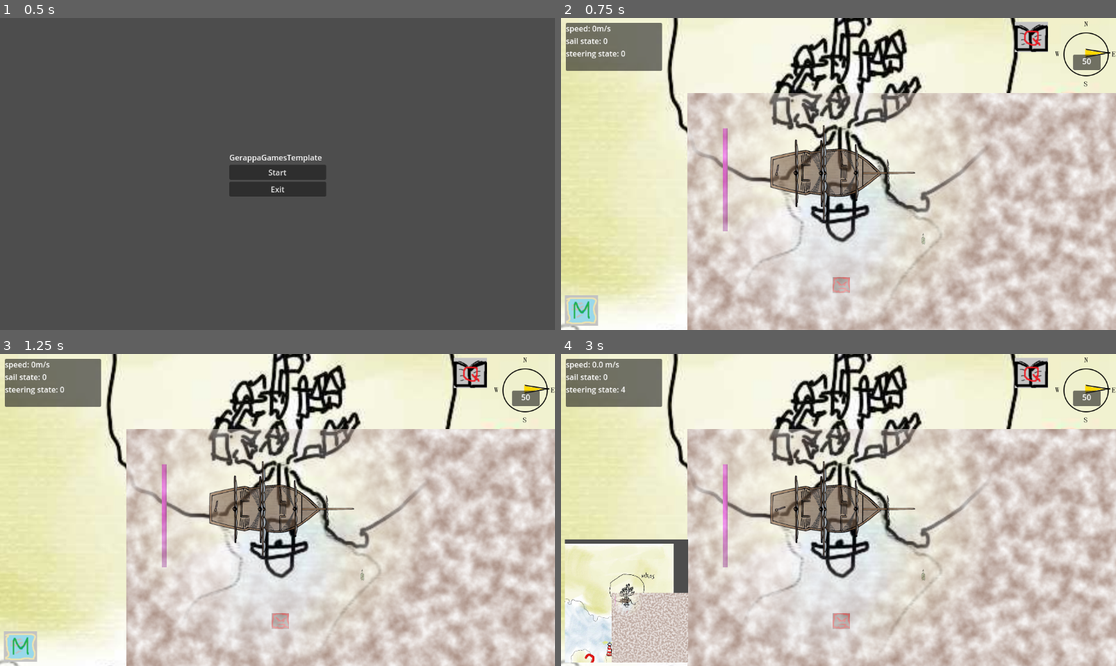
Above: before the commit, frames 1-4 (two rows, left to right).
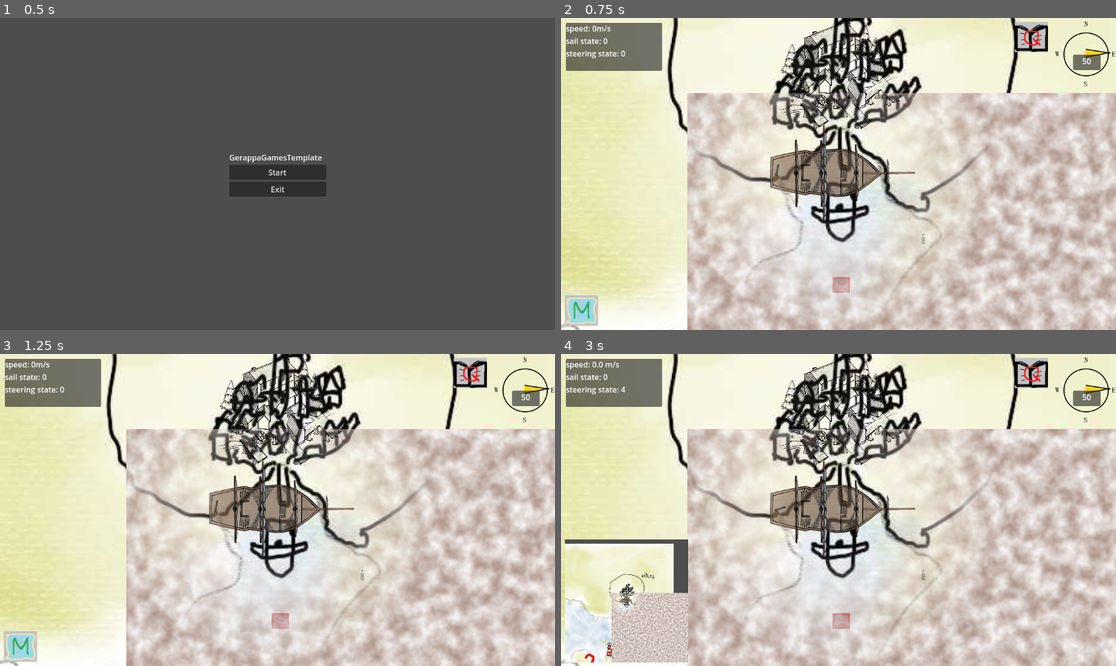
Above: after the commit, the same moments.

Repository: danigeri/AnchorAndAlmanac
Game: Godot game, scene res://Intro/intro.tscn
Same seed, same stepped clock (60 frames per second), same inputs: the game is played once before the commit and once after it. Video files are missing from this copy of the repository; at most half a second of black plays in their place. Sound files missing from this copy of the repository are replaced by a short silence.
Inputs:
- Up to frame 1 (0.5 s): no input
- Up to frame 2 (0.75 s): click "Start" at 0.5 s
- Up to frame 3 (1.25 s): no input
- Up to frame 4 (3 s): tap Enter (ui_accept) at 1.25, 1.52, 2.27 s; hold Right (ui_right) 1.28-2.03 s; tap Q at 1.35, 2.85 s; hold Down (ui_down) 2.03-2.78 s; tap M at 2.1 s; hold Right (ui_right) from 2.78 s (still down)

Frame 1 is identical in both runs. In frame 2, 1.8% of the frame differs, in the area x 29-62%, y 1-69%; in frame 3, 1.8%; in frame 4, 1.9%, in the area x 7-62%, y 1-98%.

Commit message:
add landmarks with texture and sound exports (one puerto geroppo has sounds atm)

Diff:
--- a/Checkpoint/Checkpoint.tscn
+++ b/Checkpoint/Checkpoint.tscn
@@ -2,7 +2,7 @@
 
 [ext_resource type="Script" uid="uid://1o32vm52n7bg" path="res://Checkpoint/checkpoint.gd" id="1_qj0kh"]
 [ext_resource type="Texture2D" uid="uid://dacv0s5iffjxh" path="res://Checkpoint/palackposta_checkpoint.png" id="2_n71ix"]
-[ext_resource type="AudioStream" uid="uid://c4baycdax43p" path="res://Checkpoint/zapsplat_sound_design_checkpoint.mp3" id="3_n71ix"]
+[ext_resource type="AudioStream" uid="uid://b74xfre0a1kgv" path="res://Checkpoint/checkpoint_pickup_writing_sfx.mp3" id="3_n71ix"]
 
 [sub_resource type="CircleShape2D" id="CircleShape2D_qj0kh"]
 radius = 4.8720927
@@ -12,7 +12,7 @@
 tracks/0/type = "value"
 tracks/0/imported = false
 tracks/0/enabled = true
-tracks/0/path = NodePath("Area2D/Landmark:rotation")
+tracks/0/path = NodePath("Area2D/Checkpoint:rotation")
 tracks/0/interp = 1
 tracks/0/loop_wrap = true
 tracks/0/keys = {
@@ -24,7 +24,7 @@
 tracks/1/type = "value"
 tracks/1/imported = false
 tracks/1/enabled = true
-tracks/1/path = NodePath("Area2D/Landmark:scale")
+tracks/1/path = NodePath("Area2D/Checkpoint:scale")
 tracks/1/interp = 1
 tracks/1/loop_wrap = true
 tracks/1/keys = {
@@ -40,7 +40,7 @@
 tracks/0/type = "value"
 tracks/0/imported = false
 tracks/0/enabled = true
-tracks/0/path = NodePath("Area2D/Landmark:rotation")
+tracks/0/path = NodePath("Area2D/Checkpoint:rotation")
 tracks/0/interp = 1
 tracks/0/loop_wrap = true
 tracks/0/keys = {
@@ -52,7 +52,7 @@
 tracks/1/type = "value"
 tracks/1/imported = false
 tracks/1/enabled = true
-tracks/1/path = NodePath("Area2D/Landmark:scale")
+tracks/1/path = NodePath("Area2D/Checkpoint:scale")
 tracks/1/interp = 1
 tracks/1/loop_wrap = true
 tracks/1/keys = {
@@ -106,7 +106,7 @@
 scale = Vector2(10.05728, 10.05728)
 shape = SubResource("CircleShape2D_qj0kh")
 
-[node name="Landmark" type="Sprite2D" parent="Area2D"]
+[node name="Checkpoint" type="Sprite2D" parent="Area2D"]
 position = Vector2(-7.1054274e-15, 7.1054274e-15)
 scale = Vector2(0.18648648, 0.18648648)
 texture = ExtResource("2_n71ix")
--- a/Checkpoint/checkpoint.gd
+++ b/Checkpoint/checkpoint.gd
@@ -1,19 +1,19 @@
 extends Node2D
 
-@export var landmark_texture: Texture2D
-@export var landmark_type: Globals.LandmarkType
-@onready var landmark: Sprite2D = $Area2D/Landmark
+@export var checkpoint_texture: Texture2D
+@export var checkpoint_type: Globals.CheckpointType
 @onready var animation_player: AnimationPlayer = $AnimationPlayer
+@onready var checkpoint: Sprite2D = $Area2D/Checkpoint
 
 
 func _ready() -> void:
-	if (landmark_texture):
-		landmark.texture = landmark_texture
+	if (checkpoint_texture):
+		checkpoint.texture = checkpoint_texture
 
 
 func _on_area_2d_body_entered(body: Node2D) -> void:
 	if body.is_in_group("player"):
-		Globals.mark_collected(landmark_type, position)
+		Globals.mark_collected(checkpoint_type, position)
 		animation_player.play("pickup")
 
 
--- /dev/null
+++ b/Landmark/Landmark.tscn
@@ -0,0 +1,15 @@
+[gd_scene load_steps=3 format=3 uid="uid://dlwphw117q6cb"]
+
+[ext_resource type="Script" uid="uid://c7pg8cf7xc4wa" path="res://Landmark/landmark.gd" id="1_1vhnf"]
+[ext_resource type="Texture2D" uid="uid://cvplwrpv71a5f" path="res://Landmark/1_puerto_gerappo.png" id="2_lsfip"]
+
+[node name="Landmark" type="Node2D"]
+script = ExtResource("1_1vhnf")
+
+[node name="LandmarkPicture" type="Sprite2D" parent="."]
+texture = ExtResource("2_lsfip")
+
+[node name="LandmarkSound" type="AudioStreamPlayer2D" parent="."]
+max_distance = 1000.0
+attenuation = 0.25
+bus = &"LandmarkSounds"
--- /dev/null
+++ b/Landmark/landmark.gd
@@ -0,0 +1,14 @@
+extends Node2D
+
+@export var landmark_audio : AudioStream
+@export var landmark_texture: Texture2D
+
+@onready var landmark_sound: AudioStreamPlayer2D = $LandmarkSound
+@onready var landmark_picture: Sprite2D = $LandmarkPicture
+
+func _ready() -> void:
+	if landmark_audio:
+		landmark_sound.stream = landmark_audio
+		landmark_sound.play(0.0)
+	if landmark_texture:
+		landmark_picture.texture = landmark_texture
--- a/Ship/ship.gd
+++ b/Ship/ship.gd
@@ -238,11 +238,11 @@
 			max_speed_mps = 10
 			min_speed_mps = 5
 		2:
-			max_speed_mps = 25
-			min_speed_mps = 10
+			max_speed_mps = 50
+			min_speed_mps = 25
 		3:
-			max_speed_mps = 50
-			min_speed_mps = 20
+			max_speed_mps = 400
+			min_speed_mps = 200
 
 
 func set_steering_state(event):
@@ -261,7 +261,7 @@
 func update_paddle_angle(state: SteeringStates) -> void:
 	paddle.set_rotation_degrees(PADDLE_ROTATE_DICT[state])
 
-func handle_move_sound(velociy: Vector2) -> void:
+func handle_move_sound(velocity: Vector2) -> void:
 	if velocity.x > 0 or velocity.y > 0:
 		if !ship_move_sound_player.playing:
 			ship_move_sound_player.play(0.0)
--- a/default_bus_layout.tres
+++ b/default_bus_layout.tres
@@ -14,3 +14,9 @@
 bus/2/bypass_fx = false
 bus/2/volume_db = -14.622803
 bus/2/send = &"Master"
+bus/3/name = &"LandmarkSounds"
+bus/3/solo = false
+bus/3/mute = false
+bus/3/bypass_fx = false
+bus/3/volume_db = -10.986328
+bus/3/send = &"Master"
--- a/game_loop.tscn
+++ b/game_loop.tscn
@@ -11,9 +11,17 @@
 [ext_resource type="PackedScene" uid="uid://cii0yvyu1gclv" path="res://Checkpoint/Checkpoint.tscn" id="9_vfyqg"]
 [ext_resource type="PackedScene" uid="uid://b3rw3vuine4lr" path="res://ShipLog/ShipLogSound.tscn" id="10_eufeh"]
 [ext_resource type="PackedScene" uid="uid://cbap81erct4wo" path="res://Obstacle/Obstacle.tscn" id="10_pyewy"]
-[ext_resource type="Texture2D" uid="uid://bj550qfk1ber3" path="res://Checkpoint/templadmark.png" id="10_v6ba6"]
 [ext_resource type="Texture2D" uid="uid://wfyxxbhieksu" path="res://Obstacle/temp-obstacle.png" id="11_17x25"]
-[ext_resource type="Texture2D" uid="uid://da5qsg08d482g" path="res://Checkpoint/templadmark_green.png" id="11_pyewy"]
+[ext_resource type="PackedScene" uid="uid://dlwphw117q6cb" path="res://Landmark/Landmark.tscn" id="13_afdo3"]
+[ext_resource type="AudioStream" uid="uid://tx4d7it6381u" path="res://Landmark/0_fisherman_1_puerto_gerappo_atmo.mp3" id="14_lwaqr"]
+[ext_resource type="Texture2D" uid="uid://cvplwrpv71a5f" path="res://Landmark/1_puerto_gerappo.png" id="15_fvovd"]
+[ext_resource type="Texture2D" uid="uid://b087je2xjl40h" path="res://Landmark/2_lighthouse.png" id="16_lwaqr"]
+[ext_resource type="Texture2D" uid="uid://dlh3vpyd5k72e" path="res://Landmark/3_tomb_at_neptune.png" id="17_mc7mr"]
+[ext_resource type="Texture2D" uid="uid://b237284copi0v" path="res://Landmark/4_cedar.png" id="18_q3nly"]
+[ext_resource type="Texture2D" uid="uid://bk7na2oskke5y" path="res://Landmark/6_camp.png" id="19_arced"]
+[ext_resource type="Texture2D" uid="uid://43ngsh2hpk8t" path="res://Landmark/7_wreck.png" id="20_xuo4s"]
+[ext_resource type="Texture2D" uid="uid://bttnt88nvu2xf" path="res://Landmark/5_leviathan.png" id="21_tdvic"]
+[ext_resource type="Texture2D" uid="uid://brsux162ny1l3" path="res://Landmark/8_father_carcass.png" id="22_2yl5a"]
 
 [node name="GameLoop" type="Node2D"]
 script = ExtResource("1_7f3si")
@@ -36,7 +44,7 @@
 inertia = 10.0
 
 [node name="EndgameBarrier" parent="." instance=ExtResource("5_v6ba6")]
-position = Vector2(159, 359)
+position = Vector2(-8824, 1261)
 scale = Vector2(1, 3.92)
 
 [node name="UI" parent="." node_paths=PackedStringArray("player") instance=ExtResource("5_vfyqg")]
@@ -46,32 +54,26 @@
 
 [node name="Checkpoint" parent="Checkpoints" instance=ExtResource("9_vfyqg")]
 position = Vector2(980, 605)
-landmark_texture = ExtResource("10_v6ba6")
 
 [node name="Checkpoint2" parent="Checkpoints" instance=ExtResource("9_vfyqg")]
-position = Vector2(-264, 3128)
-landmark_texture = ExtResource("11_pyewy")
-landmark_type = 1
+position = Vector2(-234, 3123)
+checkpoint_type = 1
 
 [node name="Checkpoint3" parent="Checkpoints" instance=ExtResource("9_vfyqg")]
 position = Vector2(-2702, 731)
-landmark_texture = ExtResource("10_v6ba6")
-landmark_type = 2
+checkpoint_type = 2
 
 [node name="Checkpoint4" parent="Checkpoints" instance=ExtResource("9_vfyqg")]
 position = Vector2(-3745, 4972)
-landmark_texture = ExtResource("11_pyewy")
-landmark_type = 3
+checkpoint_type = 3
 
 [node name="Checkpoint5" parent="Checkpoints" instance=ExtResource("9_vfyqg")]
 position = Vector2(-7547, 2849)
-landmark_texture = ExtResource("10_v6ba6")
-landmark_type = 4
+checkpoint_type = 4
 
 [node name="Checkpoint6" parent="Checkpoints" instance=ExtResource("9_vfyqg")]
 position = Vector2(-7458, -911)
-landmark_texture = ExtResource("11_pyewy")
-landmark_type = 5
+checkpoint_type = 5
 
 [node name="Obstacle" parent="." instance=ExtResource("10_pyewy")]
 position = Vector2(641, 796)
@@ -83,6 +85,41 @@
 [node name="FogOfWar" parent="." node_paths=PackedStringArray("temp_boat") instance=ExtResource("2_4dmyq")]
 temp_boat = NodePath("../Ship")
 
+[node name="Landmarks" type="Node2D" parent="."]
+
+[node name="PuertoGeroppoLandmark" parent="Landmarks" instance=ExtResource("13_afdo3")]
+position = Vector2(639, -74)
+landmark_audio = ExtResource("14_lwaqr")
+landmark_texture = ExtResource("15_fvovd")
+
+[node name="LighthouseLandmark" parent="Landmarks" instance=ExtResource("13_afdo3")]
+position = Vector2(-91, 2472)
+landmark_texture = ExtResource("16_lwaqr")
+
+[node name="TombAtNeptuneLandmark" parent="Landmarks" instance=ExtResource("13_afdo3")]
+position = Vector2(-3279, 1039)
+landmark_texture = ExtResource("17_mc7mr")
+
+[node name="CedarLandmark" parent="Landmarks" instance=ExtResource("13_afdo3")]
+position = Vector2(-4300, 4155)
+landmark_texture = ExtResource("18_q3nly")
+
+[node name="CampLandmark" parent="Landmarks" instance=ExtResource("13_afdo3")]
+position = Vector2(-7523, 3466)
+landmark_texture = ExtResource("19_arced")
+
+[node name="WreckLandmark" parent="Landmarks" instance=ExtResource("13_afdo3")]
+position = Vector2(-7434, -1119)
+landmark_texture = ExtResource("20_xuo4s")
+
+[node name="LeviathanLandmark" parent="Landmarks" instance=ExtResource("13_afdo3")]
+position = Vector2(-9780, 870)
+landmark_texture = ExtResource("21_tdvic")
+
+[node name="FatherLandmark" parent="Landmarks" instance=ExtResource("13_afdo3")]
+position = Vector2(-9789, 2239)
+landmark_texture = ExtResource("22_2yl5a")
+
 [connection signal="endgame_barrier_destroy" from="." to="EndgameBarrier" method="_on_game_loop_endgame_barrier_destroy"]
 [connection signal="update_wind" from="Wind" to="Ship" method="_on_wind_update_wind"]
 [connection signal="sail_state_change" from="Ship" to="UI" method="_on_ship_sail_state_change"]
--- a/globals.gd
+++ b/globals.gd
@@ -4,26 +4,26 @@
 signal all_checkpoints_collected
 signal go_to_last_checkpoint(last_checkpoint_position: Vector2)
 
-enum LandmarkType { FIRST, SECOND, THIRD, FOURTH, FIFTH, SIXTH }
+enum CheckpointType { FIRST, SECOND, THIRD, FOURTH, FIFTH, SIXTH }
 
 #todo set starting position when map is built
 var last_checkpoint_positon: Vector2 = Vector2(628, 355)
 
-var collected_landmarks := {
-	LandmarkType.FIRST: false,
-	LandmarkType.SECOND: false,
-	LandmarkType.THIRD: false,
-	LandmarkType.FOURTH: false,
-	LandmarkType.FIFTH: false,
-	LandmarkType.SIXTH: false
+var collected_checkpoints := {
+	CheckpointType.FIRST: false,
+	CheckpointType.SECOND: false,
+	CheckpointType.THIRD: false,
+	CheckpointType.FOURTH: false,
+	CheckpointType.FIFTH: false,
+	CheckpointType.SIXTH: false
 }
 
 var current_hp: int = 3
 
 
 func mark_collected(type: int, checkpoint_position: Vector2) -> void:
-	if not collected_landmarks[type]:
-		collected_landmarks[type] = true
+	if not collected_checkpoints[type]:
+		collected_checkpoints[type] = true
 		last_checkpoint_positon = checkpoint_position
 		print("last checkpoint positon: ", last_checkpoint_positon)
 		emit_signal("checkpoint_collected", type)
@@ -33,8 +33,8 @@
 
 
 func are_all_checkpoints_collected() -> bool:
-	for value in LandmarkType.values():
-		if not collected_landmarks[value]:
+	for value in CheckpointType.values():
+		if not collected_checkpoints[value]:
 			return false
 	return true
 
Not shown, added: Checkpoint/checkpoint_pickup_writing_sfx.mp3.import
Not shown, added: Landmark/0_fisherman_1_puerto_gerappo_atmo.mp3.import
Binary file added: Landmark/1_puerto_gerappo.png
Not shown, added: Landmark/1_puerto_gerappo.png.import
Binary file added: Landmark/2_lighthouse.png
Not shown, added: Landmark/2_lighthouse.png.import
Binary file added: Landmark/3_tomb_at_neptune.png
Not shown, added: Landmark/3_tomb_at_neptune.png.import
Binary file added: Landmark/4_cedar.png
Not shown, added: Landmark/4_cedar.png.import
Binary file added: Landmark/5_leviathan.png
Not shown, added: Landmark/5_leviathan.png.import
(and 10 more such lines)
